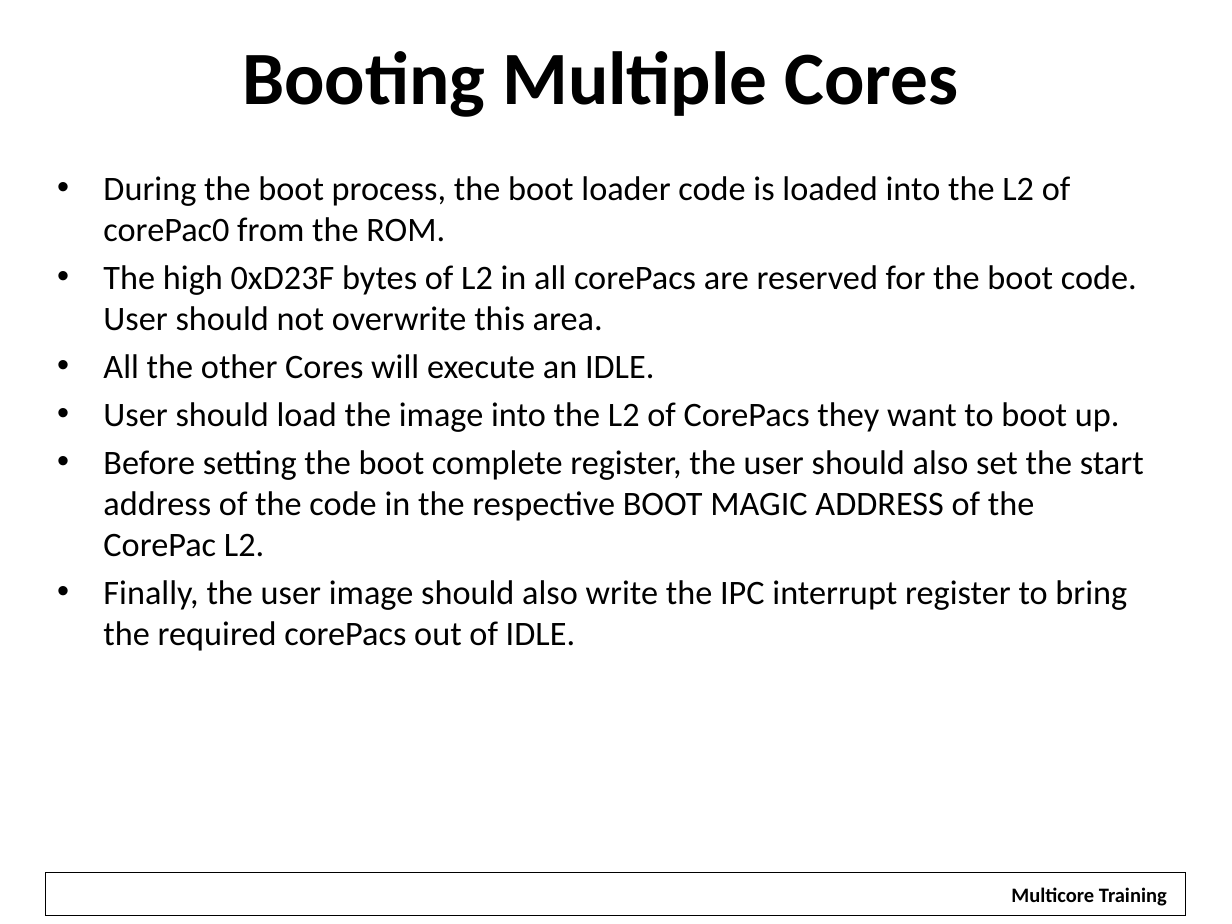
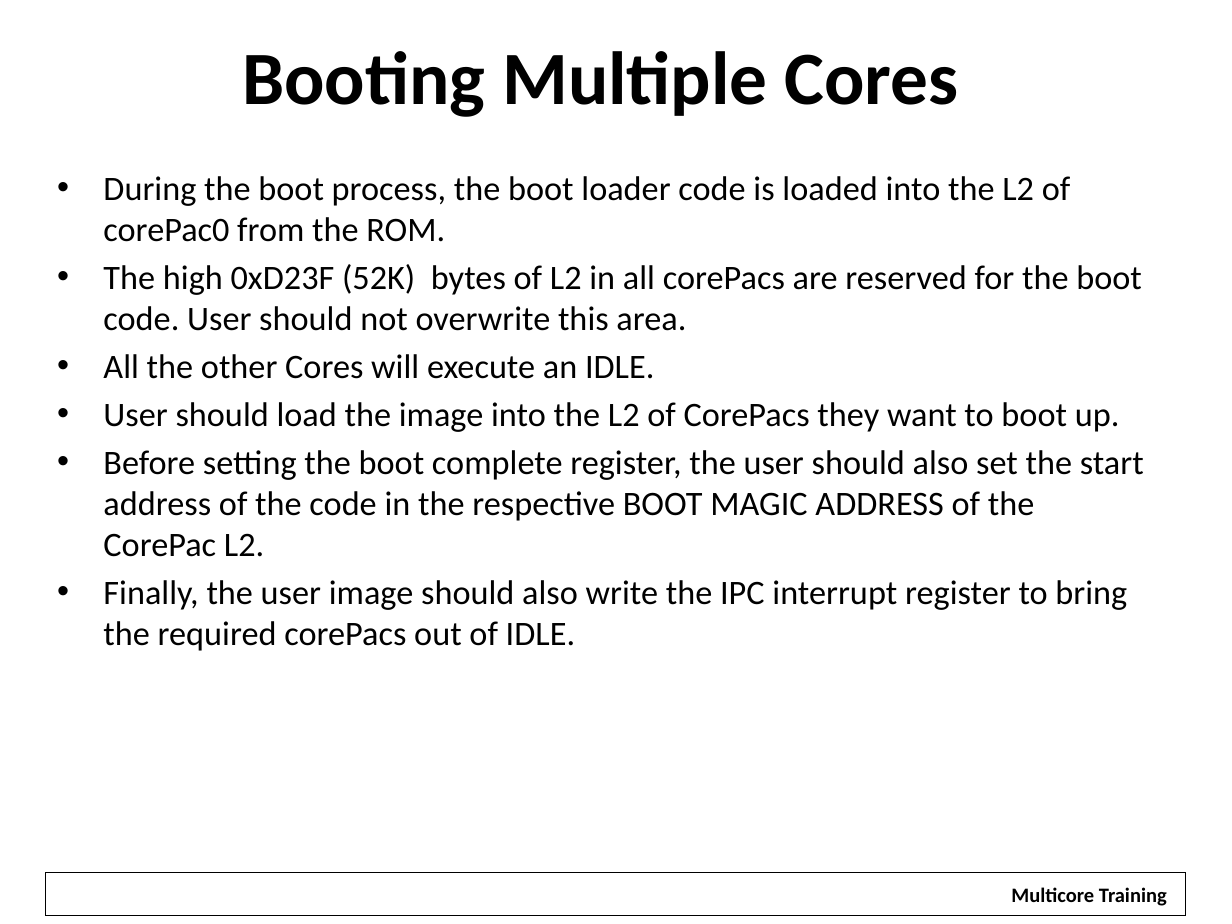
Before and after one commit to hari1989/keystone-workshop, a slide deck: slide 27 of slides/KeyStone Bootloader.pptx. Drawn at 1232x924 pixels with LibreOffice and Linux fonts; fonts in the diff are those of the drawing; background and template pictures are left out. Boxes give left, top, right and bottom in pixels: in the first picture for what was removed or moved away, otherwise in the second. Text is boxed around its words. In the diff, an @@ line names an element or a change of style, - is before the commit and + after.

```diff
--- a/slides/KeyStone Bootloader.pptx
+++ b/slides/KeyStone Bootloader.pptx
@@ text at (x1=103, y1=264, x2=1142, y2=331): text changed @@
-• The high 0xD23F bytes of L2 in all corePacs are reserved for the boot code. User should not overwrite this area.
+• The high 0xD23F (52K) bytes of L2 in all corePacs are reserved for the boot code. User should not overwrite this area.
```
Also in this commit, not shown: 5 other slides changed, 2 other files.
